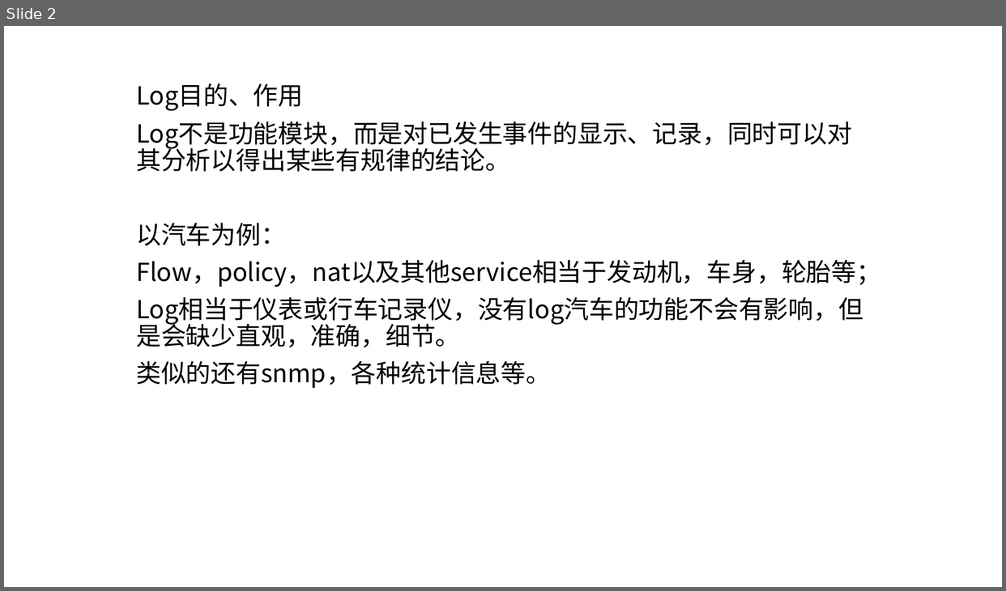
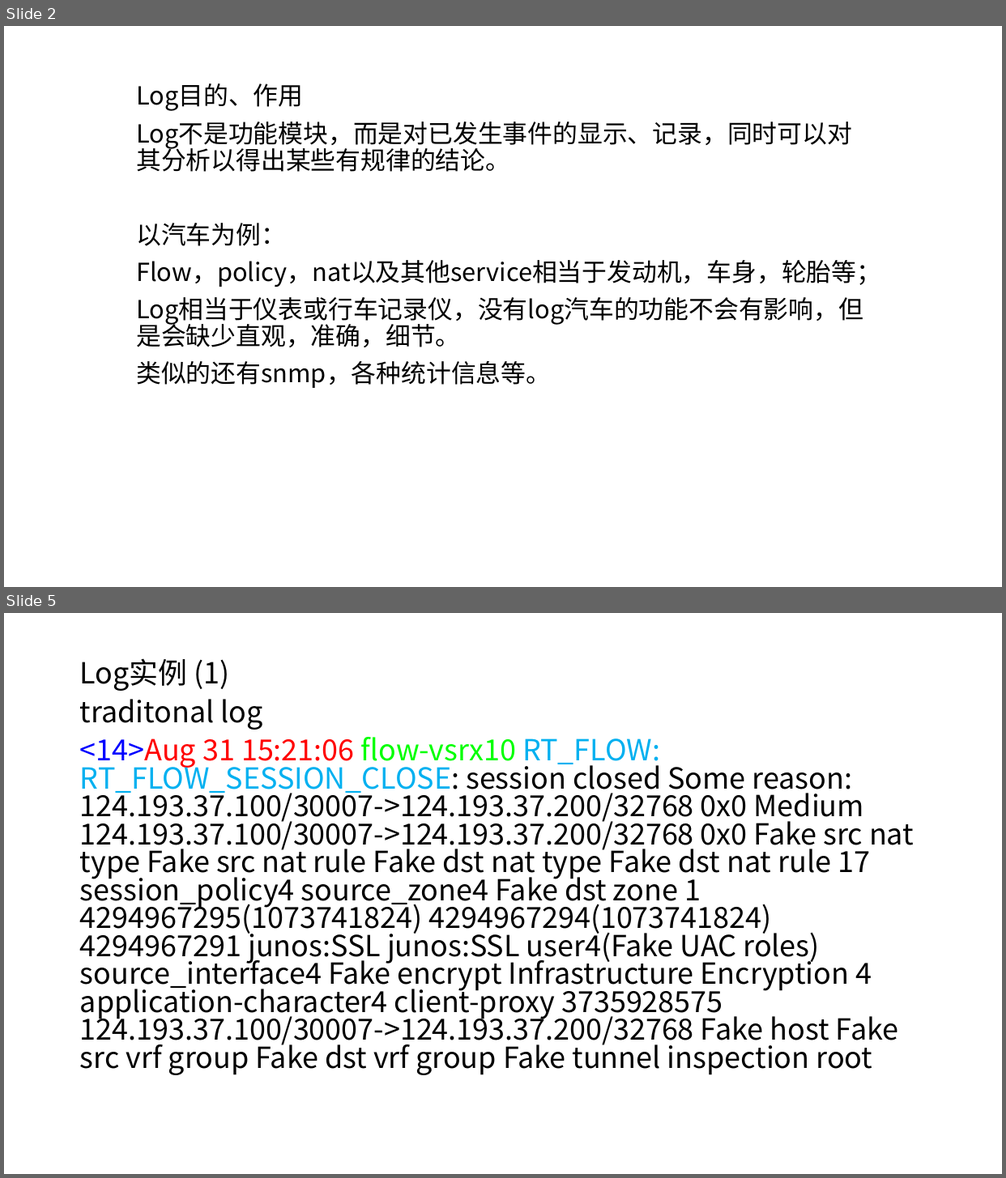
Before and after one commit to qicen/jw, a slide deck: log.pptx. Shown one above the other, each under a label of ours: slide 2 before the commit, slides 2 and 5 after it; the slides between them are not shown. The pictures are 1006x591 and 1006x1178 pixels, drawn with LibreOffice and Linux fonts; fonts in the diff are those of the drawing. Boxes give left, top, right and bottom in pixels: in the first picture for what was removed or moved away, otherwise in the second. Text is boxed around its words. In the diff, an @@ line names an element or a change of style, - is before the commit and + after.

```diff
--- a/log.pptx
+++ b/log.pptx
@@ slide 5 added at (4,613,1002,1174), background #FFFFFF @@
@@ text added at (80,658,914,1076), 28 pt, text #000000 @@
+Log实例 (1)
+traditonal log
+<14>Aug 31 15:21:06 flow-vsrx10 RT_FLOW: RT_FLOW_SESSION_CLOSE: session closed Some reason: 124.193.37.100/30007->124.193.37.200/32768 0x0 Medium 124.193.37.100/30007->124.193.37.200/32768 0x0 Fake src nat type Fake src nat rule Fake dst nat type Fake dst nat rule 17 session_policy4 source_zone4 Fake dst zone 1 4294967295(1073741824) 4294967294(1073741824) 4294967291 junos:SSL junos:SSL user4(Fake UAC roles) source_interface4 Fake encrypt Infrastructure Encryption 4 application-character4 client-proxy 3735928575 124.193.37.100/30007->124.193.37.200/32768 Fake host Fake src vrf group Fake dst vrf group Fake tunnel inspection root
```
Also in this commit, not shown: 3 slides changed, 9 other slides added, 1 slide removed.
